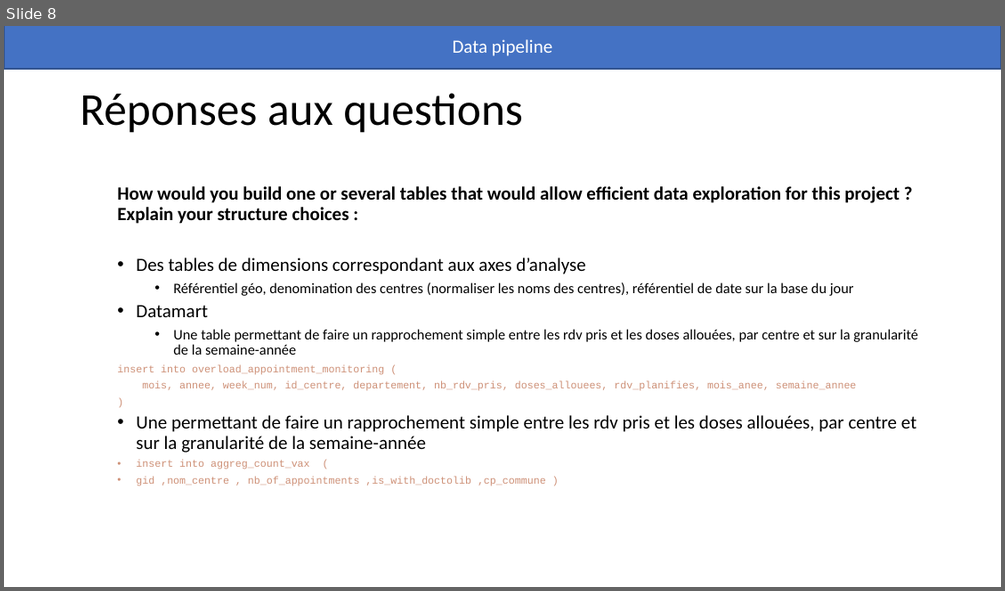
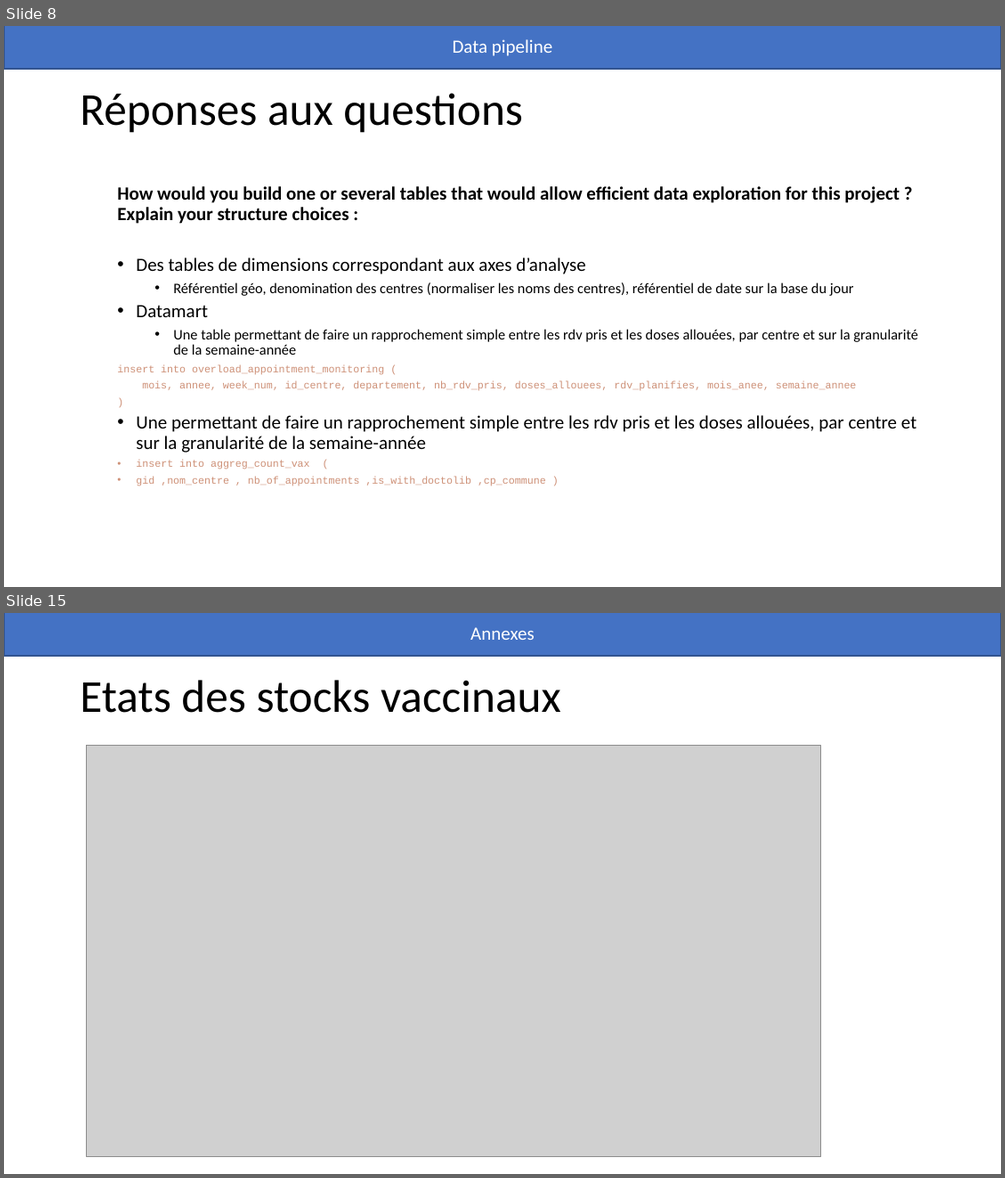
Before and after one commit to antoinersw/data-pipeline, a slide deck: présentation.pptx. Shown one above the other, each under a label of ours: slide 8 before the commit, slides 8 and 15 after it; the slides between them are not shown. The pictures are 1005x591 and 1005x1178 pixels, drawn with LibreOffice and Linux fonts; fonts in the diff are those of the drawing; grey boxes stand for pictures. Boxes give left, top, right and bottom in pixels: in the first picture for what was removed or moved away, otherwise in the second. Text is boxed around its words. In the diff, an @@ line names an element or a change of style, - is before the commit and + after.

```diff
--- a/présentation.pptx
+++ b/présentation.pptx
@@ slide 15 added at box(4, 613, 1001, 1174), background #FFFFFF @@
@@ rectangle added at box(4, 613, 1001, 656), fill #4472C4, outline #325491 1 pt, 18 pt, text #FFFFFF @@
+Annexes
@@ title added at box(80, 680, 561, 713), 44 pt, text #000000 @@
+Etats des stocks vaccinaux
@@ picture added at box(86, 746, 821, 1156) @@
```
Also in this commit, not shown: 6 slides changed, 7 other slides added, 2 slides removed, 2 other files.
